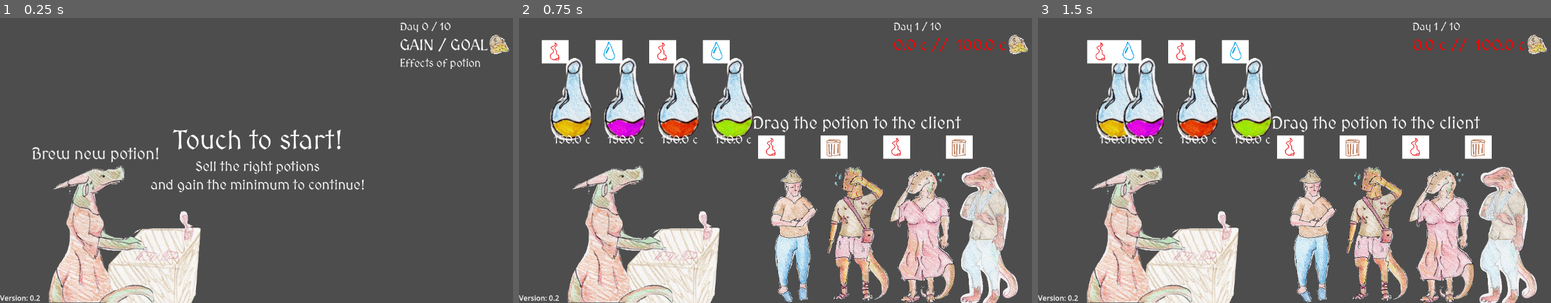
Above: before the commit, frames 1-3 (left to right).
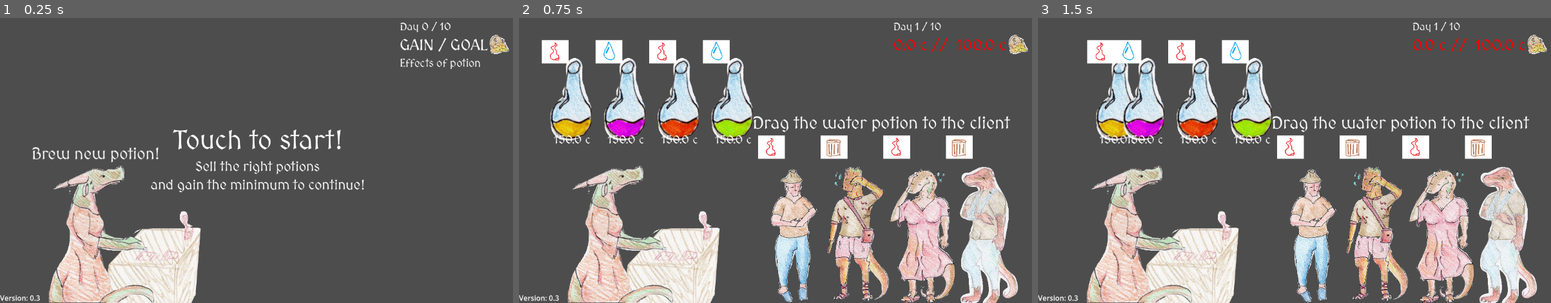
Above: after the commit, the same moments.

Repository: MLisanti/moonbrew_shop
Game: Godot game, scene res://scene/main.tscn
Two runs of this game, one before a commit and one after it. Both use one fixed random seed, a clock stepped at 60 frames per second and the inputs below.
Inputs (mouse positions are in pixels of both pictures, inside the frame that each line leads up to):
- Up to frame 1 (0.25 s): no input
- Up to frame 2 (0.75 s): tap Enter at 0.5 s; move the mouse to (888, 143) at 0.52 s; press the mouse at (888, 143) at 0.53 s
- Up to frame 3 (1.5 s): release the mouse at (1407, 143) at 1.25 s; tap Space at 1.25 s; drag from (1089, 100) to (1253, 100) at 1.27 s

The runs differ from the first frame. In frame 1, less than 0.1% of the frame differs, in the area x 7-8%, y 97-100%; in frame 2, 0.7%, in the area x 7-96%, y 34-100%; in frame 3, 0.7%.

Commit message:
correzione bugs - github è un sito di buffoni :blush:

Diff:
--- a/project.godot
+++ b/project.godot
@@ -11,7 +11,7 @@
 [application]
 
 config/name="negozio_pozioni"
-config/version="0.2"
+config/version="0.3"
 run/main_scene="uid://be75w8yjyxed8"
 config/features=PackedStringArray("4.6", "GL Compatibility")
 config/icon="res://icon.svg"
--- a/scene/farmacista.gd
+++ b/scene/farmacista.gd
@@ -1,11 +1,21 @@
 extends Area2D
 
+var pozioniCambiate:int = 0
+const POZIONI_CREABILI_PER_LIVELLO = 1
+
+func puoCrearePozioni() -> bool:
+	return pozioniCambiate < POZIONI_CREABILI_PER_LIVELLO
 
 # Called when the node enters the scene tree for the first time.
 func _ready():
 	pass # Replace with function body.
 	$lblTutorial.hide()
 
+func azzeraCambiPozione():
+	pozioniCambiate = 0
+
+func aumentaCambiPozione():
+	pozioniCambiate += 1
 
 # Called every frame. 'delta' is the elapsed time since the previous frame.
 func _process(delta):
--- a/scene/helper_elementi.gd
+++ b/scene/helper_elementi.gd
@@ -1,6 +1,6 @@
 extends Node
 
-var _scena_elemento = load("res://scene/elemento.tscn")
+var _scena_elemento = null
 
 func _ready():
 	pass
@@ -52,7 +52,7 @@
 	var riga = 0
 	var colonna = 0
 	while(i < element_list.length()):
-		#_scena_elemento = load("res://scene/elemento.tscn")
+		_scena_elemento = load("res://scene/elemento.tscn")
 		var nodo_elemento:Node2D = _scena_elemento.instantiate()
 		var c = element_list.substr(i,1)
 
--- a/scene/main.gd
+++ b/scene/main.gd
@@ -28,8 +28,6 @@
 const LIVELLO_INIZIO = 1
 var _livello = 0
 var _clienti_mancanti_prossimo_livello = 0
-const POZIONI_CREABILI_PER_LIVELLO = 1
-var pozioni_buttate = 0
 
 enum statiLivello {INIZIO, IN_CORSO, FINITO_LIVELLO, GAME_OVER_PERSO, GAME_OVER_VINTO}
 var statoLivello:statiLivello = statiLivello.IN_CORSO
@@ -56,7 +54,7 @@
 func _ready():
 	cambia_stato_livello(statiLivello.INIZIO)
 	ui_mostra_tutorial_passo_passo(0)
-	$strega_oggetti/farmacista.mostraConfermaCambio(false)
+	$farma_oggetti/farmacista.mostraConfermaCambio(false)
 	$UI/UI_gioco/sotto/vbox/lblVersion.text = "Version: " +  ProjectSettings.get_setting("application/config/version")
 
 func _input(event):
@@ -69,11 +67,6 @@
 		cambia_stato_livello(statiLivello.IN_CORSO)
 		_livello = LIVELLO_INIZIO
 		imposta_livello(_livello)
-
-		if(_livello == 1):
-			abilita_tutorial = true
-			passo_tutorial = 1
-			ui_mostra_tutorial_passo_passo(passo_tutorial)
 
 
 	if(statoLivello == statiLivello.FINITO_LIVELLO and event.pressed):
@@ -84,20 +77,10 @@
 			_livello += 1
 			imposta_livello(_livello)
 
-		if(_livello == 2):
-			abilita_tutorial = true
-			passo_tutorial = 6
-			ui_mostra_tutorial_passo_passo(passo_tutorial)
-		else:
-			abilita_tutorial = false
-
 	if((statoLivello == statiLivello.GAME_OVER_PERSO or statoLivello == statiLivello.GAME_OVER_VINTO)
 			and event.pressed):
 		cambia_stato_livello(statiLivello.INIZIO)
 		$tmrCooldown.start(1.0)
-
-
-
 
 func imposta_livello(livello):
 	var levelVar: Dictionary = imposta_variabili_livello(livello)
@@ -105,11 +88,23 @@
 	var nMalattie = levelVar["clientElements"]
 	moneyGain = 0
 	moneyGoal = levelVar["goalPrice"]
-	pozioni_buttate = 0
+	$farma_oggetti/farmacista.azzeraCambiPozione()
 
 	ui_update()
+
 	$UI/UI_gioco/sopra/vbox/lblEffects.text = ""
 	$UI/UI_gioco/sopra/vbox/lblLevelNumber.text = "Day "+ str(livello) + " / 10"
+
+	if(_livello == 1):
+		abilita_tutorial = true
+		passo_tutorial = 1
+		ui_mostra_tutorial_passo_passo(passo_tutorial)
+	elif(_livello == 2):
+		abilita_tutorial = true
+		passo_tutorial = 6
+		ui_mostra_tutorial_passo_passo(passo_tutorial)
+	else:
+		abilita_tutorial = false
 
 	maskGrab = ""
 
@@ -162,26 +157,20 @@
 
 func _on_crea_nuova_pozione(pozioneDaButtare:Node2D):
 
-	if(pozioni_buttate < POZIONI_CREABILI_PER_LIVELLO):
-		print("Ora creo una nuova pozione!!")
-
-		var pos = $pos_start_pozioni.position
-
-		var elementi = ""
-		for j in range(pozioneDaButtare.elements.length()):
-			elementi += $helperElementi.scegli_elemento_casuale()
-
-		var importanza = randi_range(1, 3)
-		crea_pozione(pozioneDaButtare.grabIndex, importanza, elementi, importanza * 50, pozioneDaButtare.position)
-		pos.x += 120
-
-		pozioneDaButtare.queue_free()
-		pozioni_buttate += 1
-
-		$suoni/give_client_ok.play()
-	else:
-		print("Non puoi ...")
-		$suoni/give_client_ko.play()
+	print("Ora creo una nuova pozione!!")
+
+	var pos = $pos_start_pozioni.position
+
+	var elementi = ""
+	for j in range(pozioneDaButtare.elements.length()):
+		elementi += $helperElementi.scegli_elemento_casuale()
+
+	var importanza = randi_range(1, 3)
+	crea_pozione(pozioneDaButtare.grabIndex, importanza, elementi, importanza * 50, pozioneDaButtare.position)
+	pos.x += 120
+
+	pozioneDaButtare.queue_free()
+	$suoni/potion_brew.play()
 
 
 func _on_client_finish(curedDiseases:int, totalDiseases:int, potion:Node2D, client:Node2D, effects:String):
@@ -247,17 +236,18 @@
 	lblMoneyGoal.set("theme_override_colors/font_color", Color.WHITE)
 	lblMoneyGoal.text = "GAIN / GOAL"
 	$UI/UI_gioco/sopra/vbox/lblEffects.text = "Effects of potion"
-	$strega_oggetti/farmacista.mostraTutorial(val)
+	$farma_oggetti/farmacista.mostraTutorial(val)
 
 func ui_mostra_tutorial_passo_passo(val:int):
-	$UI_tutorial/tut_1_prendiPozioni.visible = val == 1
-	$UI_tutorial/tut_2_fuoco_legno.visible = val == 2
-	$UI_tutorial/tut_3_acqua_fuoco.visible = val == 3
-	$UI_tutorial/tut_4_brew.visible = val == 4
-	$UI_tutorial/tut_5_completa_giorno1.visible = val == 5
-	$UI_tutorial/tut_6_giorno2_legno_acqua.visible = val == 6
-
-	$UI_tutorial.visible = val > 0
+	$UI/UI_tutorial/tut_1_prendiPozioni.visible = val == 1
+	$UI/UI_tutorial/tut_2_fuoco_legno.visible = val == 2
+	$UI/UI_tutorial/tut_3_acqua_fuoco.visible = val == 3
+	$UI/UI_tutorial/tut_4_brew.visible = val == 4
+	$UI/UI_tutorial/tut_5_completa_giorno1.visible = val == 5
+	$UI/UI_tutorial/tut_6_giorno2_legno_acqua.visible = val == 6
+	$UI/UI_tutorial/tut_7_giorno2_completa.visible = val == 7
+
+	$UI/UI_tutorial.visible = val > 0
 
 func cambia_stato_livello (nuovoStato:statiLivello):
 	var precedente = statoLivello
@@ -266,16 +256,16 @@
 	if(nuovoStato == statiLivello.IN_CORSO):
 		ui_mostra_tutorial_base(false)
 		controlCentroMessaggi.visible = false
-		$strega_oggetti/farmacista.impostaAnimazione("in_corso")
+		$farma_oggetti/farmacista.impostaAnimazione("in_corso")
 
 	if(nuovoStato == statiLivello.INIZIO):
 		ui_mostra_inizio()
 		ui_mostra_tutorial_base(true)
-		$strega_oggetti/farmacista.impostaAnimazione("in_corso")
+		$farma_oggetti/farmacista.impostaAnimazione("in_corso")
 
 	if(nuovoStato == statiLivello.FINITO_LIVELLO and precedente == statiLivello.IN_CORSO):
 		ui_mostra_fine_livello()
-		$strega_oggetti/farmacista.impostaAnimazione("finito_livello")
+		$farma_oggetti/farmacista.impostaAnimazione("finito_livello")
 
 		if(abilita_tutorial and _livello == 1):
 			passo_tutorial = 0
@@ -284,11 +274,11 @@
 
 	if(nuovoStato == statiLivello.GAME_OVER_VINTO and precedente == statiLivello.IN_CORSO ):
 		ui_mostra_game_over_vinto()
-		$strega_oggetti/farmacista.impostaAnimazione("game_over_vinto")
+		$farma_oggetti/farmacista.impostaAnimazione("game_over_vinto")
 
 	if(nuovoStato == statiLivello.GAME_OVER_PERSO and precedente == statiLivello.IN_CORSO):
 		ui_mostra_game_over_perso()
-		$strega_oggetti/farmacista.impostaAnimazione("game_over_perso")
+		$farma_oggetti/farmacista.impostaAnimazione("game_over_perso")
 
 	if(nuovoStato == statiLivello.GAME_OVER_VINTO or nuovoStato == statiLivello.GAME_OVER_PERSO):
 		abilita_tutorial = false
--- a/scene/main.tscn
+++ b/scene/main.tscn
@@ -5,10 +5,13 @@
 [ext_resource type="Texture2D" uid="uid://bu44hocddxgv5" path="res://immagini/clienti/bancone.png" id="3_brvut"]
 [ext_resource type="PackedScene" uid="uid://bg3a1fnlwgjk3" path="res://scene/helper_elementi.tscn" id="3_wp4xf"]
 [ext_resource type="Theme" uid="uid://di87sdcr01o5v" path="res://tema_ui.tres" id="4_0ha60"]
+[ext_resource type="AudioStream" uid="uid://cl1ghjbc3bmbj" path="res://suoni/coindrop_ok.mp3" id="7_k65ib"]
 [ext_resource type="AudioStream" uid="uid://djcty561jtn0s" path="res://suoni/glass_clink_1.mp3" id="7_p1hux"]
 [ext_resource type="Texture2D" uid="uid://cabsncuixgdmq" path="res://immagini/UI/monete.png" id="8_b5f6u"]
 [ext_resource type="AudioStream" uid="uid://0lreorwyaih8" path="res://suoni/glass_clink_2.mp3" id="8_of57s"]
+[ext_resource type="AudioStream" uid="uid://d20o8odjjd7bd" path="res://suoni/coindrop_ko.mp3" id="8_wscrc"]
 [ext_resource type="AudioStream" uid="uid://dtwoaft3ycmr5" path="res://suoni/glass_clink_3.mp3" id="9_b5f6u"]
+[ext_resource type="AudioStream" uid="uid://iowiilxajor" path="res://suoni/potion_brew.mp3" id="9_wscrc"]
 
 [node name="main" type="Node2D" unique_id=386386039]
 script = ExtResource("1_b5f6u")
@@ -19,19 +22,19 @@
 [node name="pos_start_clienti" type="Marker2D" parent="." unique_id=1554517359]
 position = Vector2(621, 500)
 
-[node name="pozioni" type="Node2D" parent="." unique_id=285773374]
-
-[node name="clienti" type="Node2D" parent="." unique_id=1768910864]
-
-[node name="strega_oggetti" type="Node2D" parent="." unique_id=1176392839]
-
-[node name="bancone" type="Sprite2D" parent="strega_oggetti" unique_id=1159495521]
+[node name="farma_oggetti" type="Node2D" parent="." unique_id=1176392839]
+
+[node name="bancone" type="Sprite2D" parent="farma_oggetti" unique_id=1159495521]
 position = Vector2(337.8614, 583.2545)
 scale = Vector2(0.52394295, 0.59714925)
 texture = ExtResource("3_brvut")
 
-[node name="farmacista" parent="strega_oggetti" unique_id=1863123768 instance=ExtResource("3_4j5ol")]
+[node name="farmacista" parent="farma_oggetti" unique_id=1863123768 instance=ExtResource("3_4j5ol")]
 position = Vector2(212.86137, 477.2545)
+
+[node name="clienti" type="Node2D" parent="." unique_id=1768910864]
+
+[node name="pozioni" type="Node2D" parent="." unique_id=285773374]
 
 [node name="suoni" type="Node2D" parent="." unique_id=1091512550]
 
@@ -45,10 +48,113 @@
 stream = ExtResource("9_b5f6u")
 
 [node name="day_win" type="AudioStreamPlayer2D" parent="suoni" unique_id=984690107]
+stream = ExtResource("7_k65ib")
 
 [node name="day_lost" type="AudioStreamPlayer2D" parent="suoni" unique_id=477087061]
+stream = ExtResource("8_wscrc")
+
+[node name="potion_brew" type="AudioStreamPlayer2D" parent="suoni" unique_id=1971654374]
+stream = ExtResource("9_wscrc")
 
 [node name="UI" type="CanvasLayer" parent="." unique_id=504331853]
+
+[node name="UI_tutorial" type="Control" parent="UI" unique_id=1012427451]
+layout_mode = 3
+anchors_preset = 0
+
+[node name="tut_1_prendiPozioni" type="Control" parent="UI/UI_tutorial" unique_id=1799267467]
+anchors_preset = 0
+
+[node name="lblDesc" type="Label" parent="UI/UI_tutorial/tut_1_prendiPozioni" unique_id=822984243]
+layout_mode = 0
+offset_left = 521.0
+offset_top = 221.0
+offset_right = 1039.0
+offset_bottom = 274.0
+theme = ExtResource("4_0ha60")
+theme_override_font_sizes/font_size = 38
+text = "Drag the water potion to the client"
+
+[node name="tut_2_fuoco_legno" type="Control" parent="UI/UI_tutorial" unique_id=310104946]
+anchors_preset = 0
+
+[node name="lblDesc" type="Label" parent="UI/UI_tutorial/tut_2_fuoco_legno" unique_id=828532894]
+layout_mode = 0
+offset_left = 521.0
+offset_top = 221.0
+offset_right = 1039.0
+offset_bottom = 274.0
+theme = ExtResource("4_0ha60")
+theme_override_font_sizes/font_size = 38
+text = "Remember that fire cures wood!"
+
+[node name="tut_3_acqua_fuoco" type="Control" parent="UI/UI_tutorial" unique_id=1704053668]
+anchors_preset = 0
+
+[node name="lblDesc" type="Label" parent="UI/UI_tutorial/tut_3_acqua_fuoco" unique_id=405351909]
+layout_mode = 0
+offset_left = 521.0
+offset_top = 221.0
+offset_right = 1039.0
+offset_bottom = 274.0
+theme = ExtResource("4_0ha60")
+theme_override_font_sizes/font_size = 38
+text = "Try use water potion on fire!"
+
+[node name="tut_4_brew" type="Control" parent="UI/UI_tutorial" unique_id=718626768]
+anchors_preset = 0
+
+[node name="lblDesc" type="Label" parent="UI/UI_tutorial/tut_4_brew" unique_id=730535455]
+layout_mode = 0
+offset_left = 506.0
+offset_top = 156.0
+offset_right = 1024.0
+offset_bottom = 321.0
+theme = ExtResource("4_0ha60")
+theme_override_font_sizes/font_size = 38
+text = "Unhappy with a potion?
+Brew a new one by
+dragging it onto yourself"
+
+[node name="tut_5_completa_giorno1" type="Control" parent="UI/UI_tutorial" unique_id=1199606552]
+anchors_preset = 0
+
+[node name="lblDesc" type="Label" parent="UI/UI_tutorial/tut_5_completa_giorno1" unique_id=612147967]
+layout_mode = 0
+offset_left = 506.0
+offset_top = 156.0
+offset_right = 1024.0
+offset_bottom = 321.0
+theme = ExtResource("4_0ha60")
+theme_override_font_sizes/font_size = 38
+text = "Complete the first day!!"
+
+[node name="tut_6_giorno2_legno_acqua" type="Control" parent="UI/UI_tutorial" unique_id=313705844]
+anchors_preset = 0
+
+[node name="lblDesc" type="Label" parent="UI/UI_tutorial/tut_6_giorno2_legno_acqua" unique_id=1793332813]
+layout_mode = 0
+offset_left = 506.0
+offset_top = 156.0
+offset_right = 1024.0
+offset_bottom = 321.0
+theme = ExtResource("4_0ha60")
+theme_override_font_sizes/font_size = 38
+text = "Wind cures Water,
+while Wood cures Wind"
+
+[node name="tut_7_giorno2_completa" type="Control" parent="UI/UI_tutorial" unique_id=412762808]
+anchors_preset = 0
+
+[node name="lblDesc" type="Label" parent="UI/UI_tutorial/tut_7_giorno2_completa" unique_id=1103906647]
+layout_mode = 0
+offset_left = 506.0
+offset_top = 156.0
+offset_right = 1024.0
+offset_bottom = 321.0
+theme = ExtResource("4_0ha60")
+theme_override_font_sizes/font_size = 38
+text = "Try  complete this second day!"
 
 [node name="UI_gioco" type="MarginContainer" parent="UI" unique_id=1165352736]
 anchors_preset = 15
@@ -128,78 +234,6 @@
 layout_mode = 2
 text = "Version"
 
-[node name="UI_tutorial" type="Node2D" parent="." unique_id=1769195864]
-visible = false
-
-[node name="tut_1_prendiPozioni" type="Node2D" parent="UI_tutorial" unique_id=1855171318]
-
-[node name="lblDesc" type="Label" parent="UI_tutorial/tut_1_prendiPozioni" unique_id=822984243]
-offset_left = 521.0
-offset_top = 221.0
-offset_right = 1039.0
-offset_bottom = 274.0
-theme = ExtResource("4_0ha60")
-theme_override_font_sizes/font_size = 38
-text = "Drag the potion to the client"
-
-[node name="tut_2_fuoco_legno" type="Node2D" parent="UI_tutorial" unique_id=2127520968]
-
-[node name="lblDesc" type="Label" parent="UI_tutorial/tut_2_fuoco_legno" unique_id=828532894]
-offset_left = 521.0
-offset_top = 221.0
-offset_right = 1039.0
-offset_bottom = 274.0
-theme = ExtResource("4_0ha60")
-theme_override_font_sizes/font_size = 38
-text = "Remember that fire cures wood!"
-
-[node name="tut_3_acqua_fuoco" type="Node2D" parent="UI_tutorial" unique_id=295772944]
-
-[node name="lblDesc" type="Label" parent="UI_tutorial/tut_3_acqua_fuoco" unique_id=405351909]
-offset_left = 521.0
-offset_top = 221.0
-offset_right = 1039.0
-offset_bottom = 274.0
-theme = ExtResource("4_0ha60")
-theme_override_font_sizes/font_size = 38
-text = "Try use water potion on fire!"
-
-[node name="tut_4_brew" type="Node2D" parent="UI_tutorial" unique_id=2134929001]
-
-[node name="lblDesc" type="Label" parent="UI_tutorial/tut_4_brew" unique_id=730535455]
-offset_left = 506.0
-offset_top = 156.0
-offset_right = 1024.0
-offset_bottom = 321.0
-theme = ExtResource("4_0ha60")
-theme_override_font_sizes/font_size = 38
-text = "Unhappy with a potion?
-Brew a new one by
-dragging it onto yourself"
-
-[node name="tut_5_completa_giorno1" type="Node2D" parent="UI_tutorial" unique_id=932418620]
-
-[node name="lblDesc" type="Label" parent="UI_tutorial/tut_5_completa_giorno1" unique_id=612147967]
-offset_left = 506.0
-offset_top = 156.0
-offset_right = 1024.0
-offset_bottom = 321.0
-theme = ExtResource("4_0ha60")
-theme_override_font_sizes/font_size = 38
-text = "Complete the first day!!"
-
-[node name="tut_6_giorno2_legno_acqua" type="Node2D" parent="UI_tutorial" unique_id=573037865]
-
-[node name="lblDesc" type="Label" parent="UI_tutorial/tut_6_giorno2_legno_acqua" unique_id=1793332813]
-offset_left = 506.0
-offset_top = 156.0
-offset_right = 1024.0
-offset_bottom = 321.0
-theme = ExtResource("4_0ha60")
-theme_override_font_sizes/font_size = 38
-text = "Wind cures Water,
-while Wood cures Wind"
-
 [node name="helperElementi" parent="." unique_id=1343818349 instance=ExtResource("3_wp4xf")]
 
 [node name="tmrCooldown" type="Timer" parent="." unique_id=1034026072]
--- a/scene/pozione.gd
+++ b/scene/pozione.gd
@@ -1,7 +1,4 @@
 extends Area2D
-
-var _elements_scene = preload("res://scene/elemento.tscn")
-
 
 signal grab_start(node:Node2D)
 signal grab_end(node:Node2D)
@@ -34,6 +31,7 @@
 	var casuale = randi_range(0, nodoSprite.sprite_frames.get_animation_names().size()-1)
 	nodoSprite.animation = nodoSprite.sprite_frames.get_animation_names()[casuale]
 
+
 func imposta_scala(grandezza:int):
 	match grandezza:
 		1:	$grafica_pozione.scale = Vector2(0.36, 0.36)
@@ -46,7 +44,6 @@
 	pass
 
 func audio_glass_clink():
-	var i = rand.randi_range(1, 3)
 	$audio_clink.stream = audio1
 	$audio_clink.play()
 
@@ -90,10 +87,13 @@
 		_numClientiPresi = 0
 		_clienteDaCurare = null
 
-	if(_dragging == false and cambiaPozione):
+	if(_dragging == false and cambiaPozione and farmacista != null):
 		crea_nuova_pozione.emit(self)
+		farmacista.aumentaCambiPozione()
 
 #TODO: non si capisce bene il cliente che verrà curato ....
+
+var farmacista:Node2D = null
 
 func _on_area_entered(area):
 	if(area.is_in_group("clienti")):
@@ -107,8 +107,12 @@
 
 	print(area.name)
 	if(area.name=="farmacista"):
-		var farma = area
-		farma.mostraConfermaCambio(true)
+		farmacista = area
+		cambiaPozione = false
+		if(not farmacista.puoCrearePozioni()):
+			return
+
+		farmacista.mostraConfermaCambio(true)
 
 		_clienteDaCurare = null
 		cambiaPozione = true
--- a/scene/pozione.tscn
+++ b/scene/pozione.tscn
@@ -7,6 +7,10 @@
 [ext_resource type="Texture2D" uid="uid://csmxfrk6m3m0q" path="res://immagini/UI/pozione_4.png" id="5_lcpjq"]
 [ext_resource type="Theme" uid="uid://di87sdcr01o5v" path="res://tema_ui.tres" id="5_xed2p"]
 [ext_resource type="PackedScene" uid="uid://bg3a1fnlwgjk3" path="res://scene/helper_elementi.tscn" id="7_ri02b"]
+
+[sub_resource type="CapsuleShape2D" id="CapsuleShape2D_3qbha"]
+radius = 60.0
+height = 120.0
 
 [sub_resource type="SpriteFrames" id="SpriteFrames_ri02b"]
 animations = [{
@@ -43,21 +47,17 @@
 "speed": 5.0
 }]
 
-[sub_resource type="CapsuleShape2D" id="CapsuleShape2D_3qbha"]
-radius = 60.0
-height = 120.0
-
 [node name="pozione" type="Area2D" unique_id=1292925384 groups=["clienti"]]
 collision_mask = 10
 script = ExtResource("1_3qbha")
+
+[node name="CSClientiFarmacista" type="CollisionShape2D" parent="." unique_id=911560465]
+shape = SubResource("CapsuleShape2D_3qbha")
 
 [node name="grafica_pozione" type="AnimatedSprite2D" parent="." unique_id=943024140]
 scale = Vector2(0.6455811, 0.6455812)
 sprite_frames = SubResource("SpriteFrames_ri02b")
 animation = &"poz_4"
-
-[node name="CollisionShape2D" type="CollisionShape2D" parent="." unique_id=911560465]
-shape = SubResource("CapsuleShape2D_3qbha")
 
 [node name="lblPrice" type="Label" parent="." unique_id=2080580469]
 offset_left = -52.0
@@ -87,14 +87,12 @@
 text = "test"
 horizontal_alignment = 1
 
-[node name="helperElementi" parent="." unique_id=1343818349 instance=ExtResource("7_ri02b")]
-
 [node name="features" type="Node2D" parent="." unique_id=1523772218]
 
 [node name="Marker2D" type="Marker2D" parent="features" unique_id=754010656]
 position = Vector2(-35, -106)
 
-[node name="audio_clink" type="AudioStreamPlayer2D" parent="." unique_id=771879207]
+[node name="helperElementi" parent="." unique_id=1343818349 instance=ExtResource("7_ri02b")]
 
 [connection signal="area_entered" from="." to="." method="_on_area_entered"]
 [connection signal="area_exited" from="." to="." method="_on_area_exited"]
